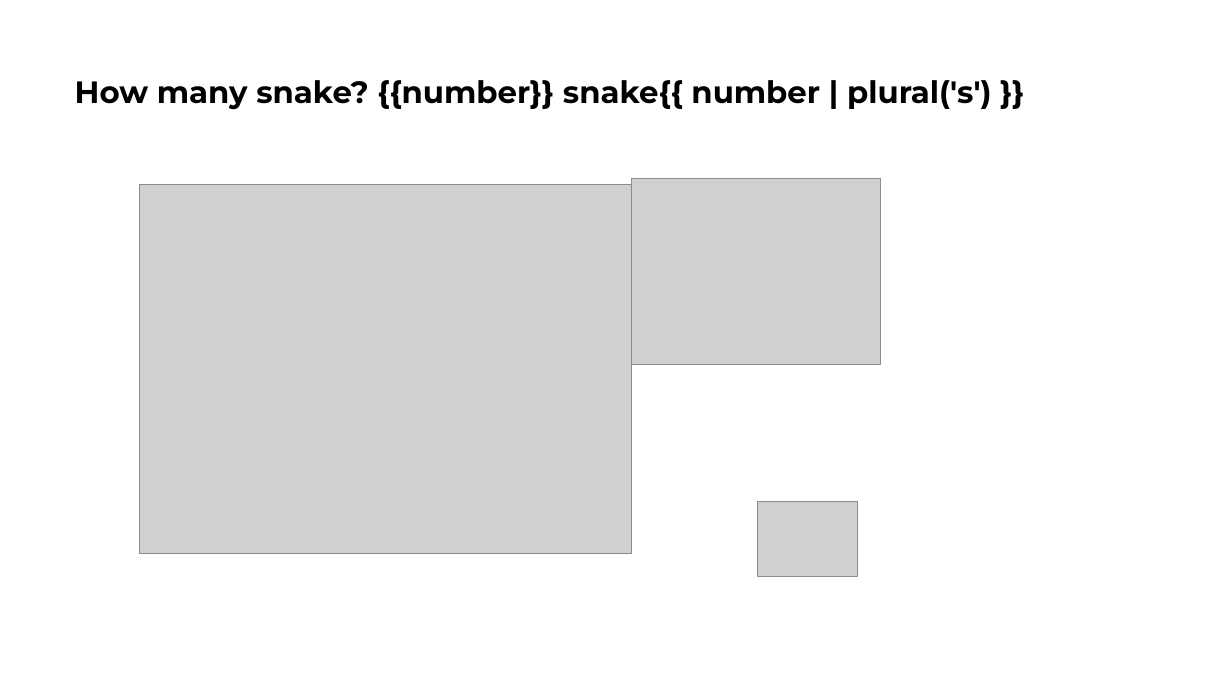
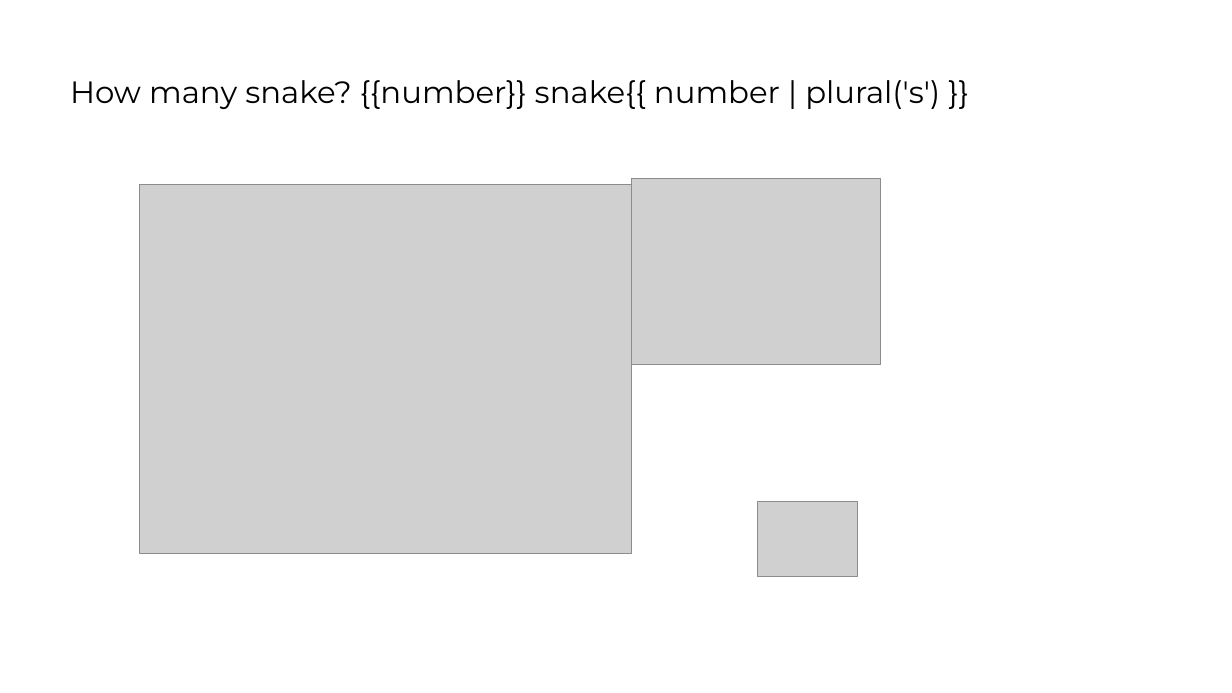
Before and after one commit to Thykof/template-pptx-jinja, a slide deck: slide 2 of example/template.pptx. Drawn at 1232x693 pixels with LibreOffice and Linux fonts; fonts in the diff are those of the drawing; grey boxes stand for pictures. Boxes give left, top, right and bottom in pixels: in the first picture for what was removed or moved away, otherwise in the second. Text is boxed around its words. In the diff, an @@ line names an element or a change of style, - is before the commit and + after.

```diff
--- a/example/template.pptx
+++ b/example/template.pptx
@@ title "How many snake? {{number}} snake{{ ..." at box(70, 80, 940, 109): bold off @@
```
Also in this commit, not shown: 2 other slides changed, 1 slide added, 2 other files.
